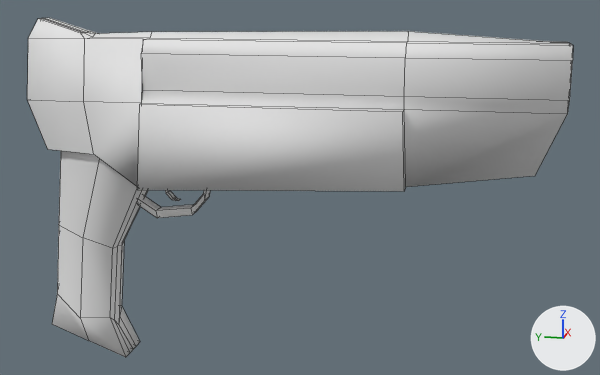
Renders of the FBX model Assets/Models/Gun.fbx from each side of a commit.
Rendered twice from a 50 mm camera at (-13.14, -5.13, 2.64) aimed at (0.09, -2.49, -0.67). Lighting does not change. The marker at lower right points along +X, +Y and +Z. Mesh edges are drawn as thin lines. Where no turn or scale is listed for an object, it has been applied to the vertices.

Names of what the first picture shows: 'Handle', 'Pistol', 'Plane'.
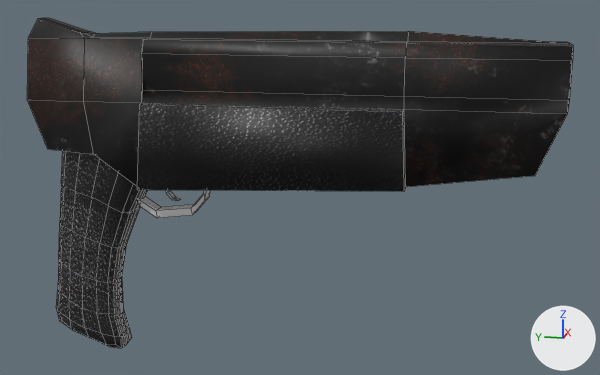
The newer file is also rescaled (x0.01) as a whole; pictures and numbers use the older file's frame.

What differs and where, as boxes [x1, y1, x2, y2] in the pictures (600 x 375 px):
'Handle', reshaped
    before: [52, 151, 148, 357]
    after: [56, 151, 148, 348]
part 1 of me_mesh_001, recoloured (grey to black)
    both: [137, 103, 406, 191]
part 2 of me_mesh_001, recoloured (white to black)
    both: [27, 18, 573, 187]

The edits, one by one:
Picture '10736705-texture-from-black-plastic.jpg' (img_10736705_texture_from_black_plastic_jpg) is new.
Picture 'RustyDarkMetal.png' (img_rustydarkmetal_png) is new.
Material 'Material__10736705-texture-from-black-plastic_jpg' (mat_material__10736705_texture_from_black_plastic_jpg) is new.
Its texture is img_10736705_texture_from_black_plastic_jpg.
Material 'Material__RustyDarkMetal_png' (mat_material__rustydarkmetal_png) is new.
Its texture is img_rustydarkmetal_png.
me_mesh_001 has 113 vertices, 106 faces and spans x -0.66..0.66, y -6.61..1.98, z -0.68..2.07.
me_mesh_001 is used by ob_pistol; location (0.0, 0.0, 0.0).
me_mesh_001 part 1: 10 faces spanning x -0.65..0.65, y -4.27..0.13, z -0.68..0.77 switch from mat_material (white #e7e7e7) to mat_material__10736705_texture_from_black_plastic_jpg (picture img_10736705_texture_from_black_plastic_jpg).
me_mesh_001 part 2: 96 faces spanning x -0.66..0.66, y -6.61..1.98, z -0.67..2.07 switch from mat_material (white #e7e7e7) to mat_material__rustydarkmetal_png (picture img_rustydarkmetal_png).
me_mesh is used by ob_handle; location (0.0, 0.03, 0.01).
me_mesh had 51 vertices, 44 faces and spanned x -0.5..0.5, y -0.07..1.95, z -3.83..0.21.
me_mesh no longer uses material mat_material (white #e7e7e7).
me_mesh now has 189 vertices, 176 faces and spans x -0.48..0.48, y -0.05..1.94, z -3.74..0.18.
Part 3, on me_mesh:
46 vertices are removed from x -0.5..0.5, y -0.07..1.95, z -3.83..0.21.
44 faces are deleted.
4 vertices move within x -0.19..0.19, y 0.02..1.52, z -0.49..0.08.
178 vertices are added at x -0.48..0.48, y -0.05..1.94, z -3.74..0.18.
6 new vertices lie (0.09, 0.0, 0.0) away from vertices in x -0.24..0.15, y 0.91..1.6, z -3.7..-3.44.
176 new faces join them.
me_mesh now uses material mat_material__10736705_texture_from_black_plastic_jpg (picture img_10736705_texture_from_black_plastic_jpg).
